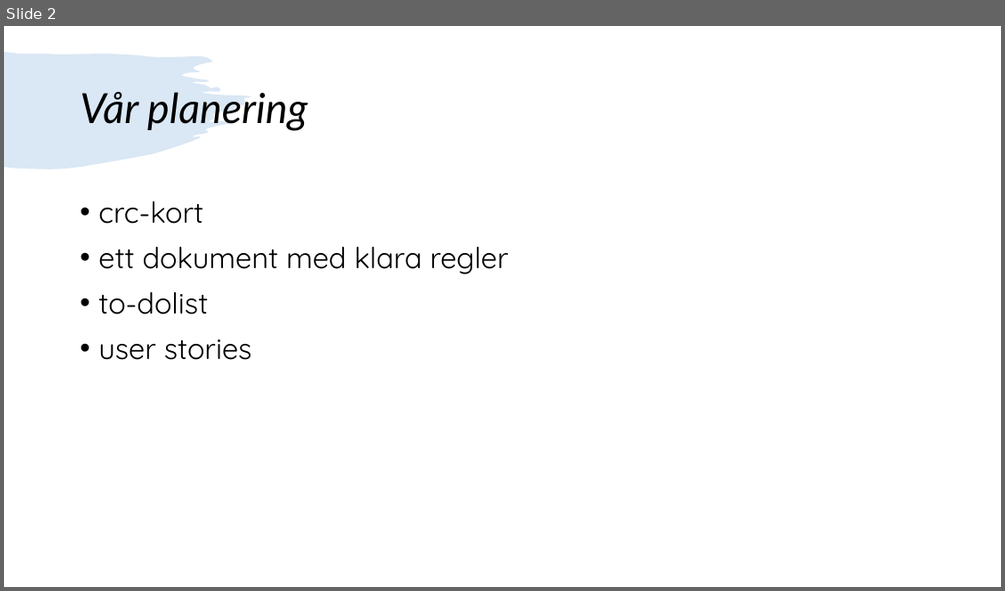
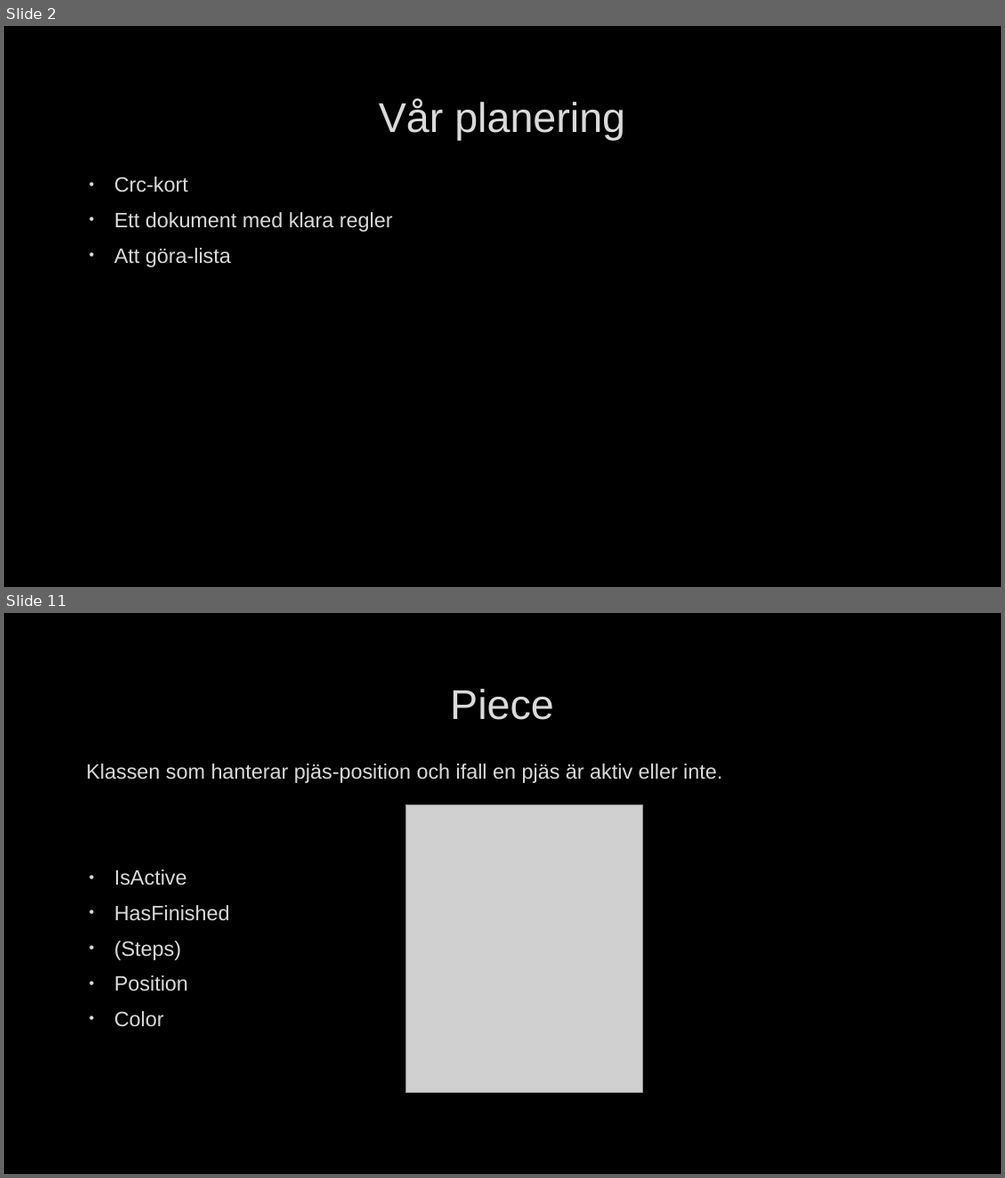
Before and after one commit to PGBSNH19/the-ludo-game-grupp-3, a slide deck: Documentation/Grupp 3 ludo presentation.pptx. Shown one above the other, each under a label of ours: slide 2 before the commit, slides 2 and 11 after it; the slides between them are not shown. The pictures are 1005x591 and 1005x1178 pixels, drawn with LibreOffice and Linux fonts; fonts in the diff are those of the drawing; grey boxes stand for pictures; background and template pictures are left out. Boxes give left, top, right and bottom in pixels: in the first picture for what was removed or moved away, otherwise in the second. Text is boxed around its words. In the diff, an @@ line names an element or a change of style, - is before the commit and + after.

```diff
--- a/Documentation/Grupp 3 ludo presentation.pptx
+++ b/Documentation/Grupp 3 ludo presentation.pptx
@@ slide 11 added at box(4, 613, 1001, 1174), background picture (left out) @@
@@ title added at box(450, 689, 554, 720), 40 pt, text #DADADA @@
+Piece
@@ text added at box(86, 763, 722, 1027), 20 pt, text #DADADA @@
+Klassen som hanterar pjäs-position och ifall en pjäs är aktiv eller inte.
+• IsActive
+• HasFinished
+• (Steps)
+• Position
+• Color
@@ picture added at box(406, 804, 643, 1093) @@
@@ slide 2 changed as well @@
@@ background #FFFFFF to picture (left out) @@
@@ freeform shape removed at box(4, 52, 251, 168) @@
@@ title "Vår planering": place and size @@
-title "Vår planering" at box(80, 92, 307, 131)
+title "Vår planering" at box(379, 99, 625, 140)
@@ title "Vår planering" at box(379, 99, 625, 140): font Lato to Arial, text colour #000000 to #DADADA, letter outline none to #404040 0.75 pt, italic off; alignment left to centre; line spacing 0.9 to 1 @@
@@ text at box(114, 176, 393, 267): text changed; size 28 to 20 pt; font Quicksand to Arial; text colour #000000 to #DADADA @@
-• crc-kort
-• ett dokument med klara regler
-• to-dolist
-• user stories
+• Crc-kort
+• Ett dokument med klara regler
+• Att göra-lista
```
Also in this commit, not shown: 1 other slide changed, 18 other slides added, 4 slides removed, 5 other files.
